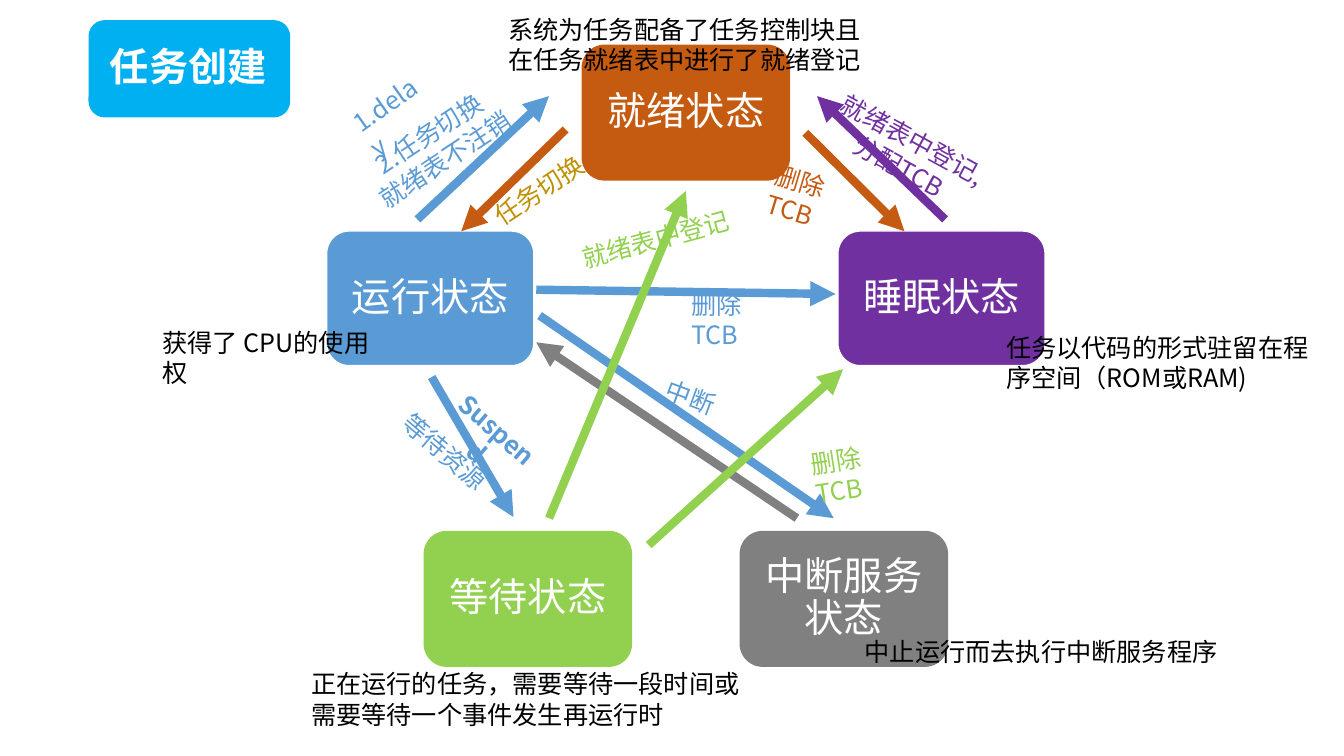
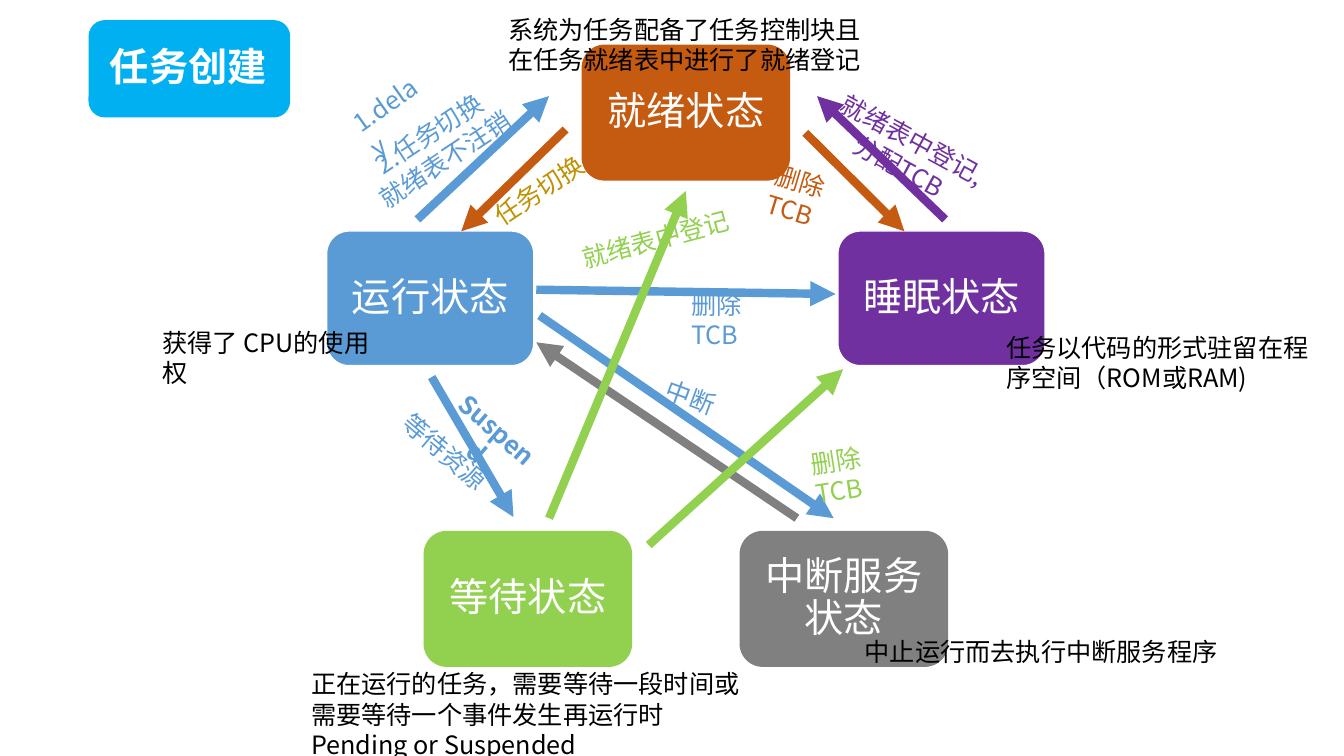
Before and after one commit to linghuix/UcosII-embedded-system, a slide deck: slide 2 of image/新建 Microsoft PowerPoint 演示文稿.pptx. Drawn at 1344x756 pixels with LibreOffice and Linux fonts; fonts in the diff are those of the drawing. Boxes give left, top, right and bottom in pixels: in the first picture for what was removed or moved away, otherwise in the second. Text is boxed around its words. In the diff, an @@ line names an element or a change of style, - is before the commit and + after.

```diff
--- a/image/新建 Microsoft PowerPoint 演示文稿.pptx
+++ b/image/新建 Microsoft PowerPoint 演示文稿.pptx
@@ text at (311, 734, 576, 756): paragraph added @@
+Pending or Suspended
```
Also in this commit, not shown: 1 slide added, 45 other files.
